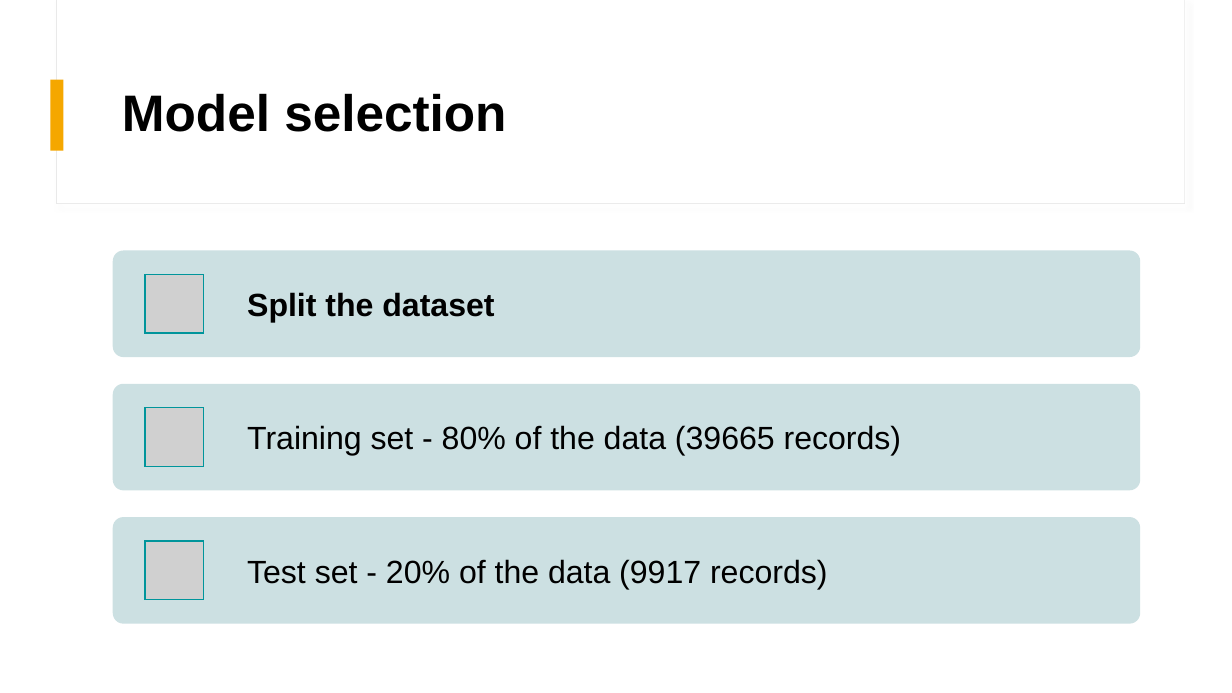
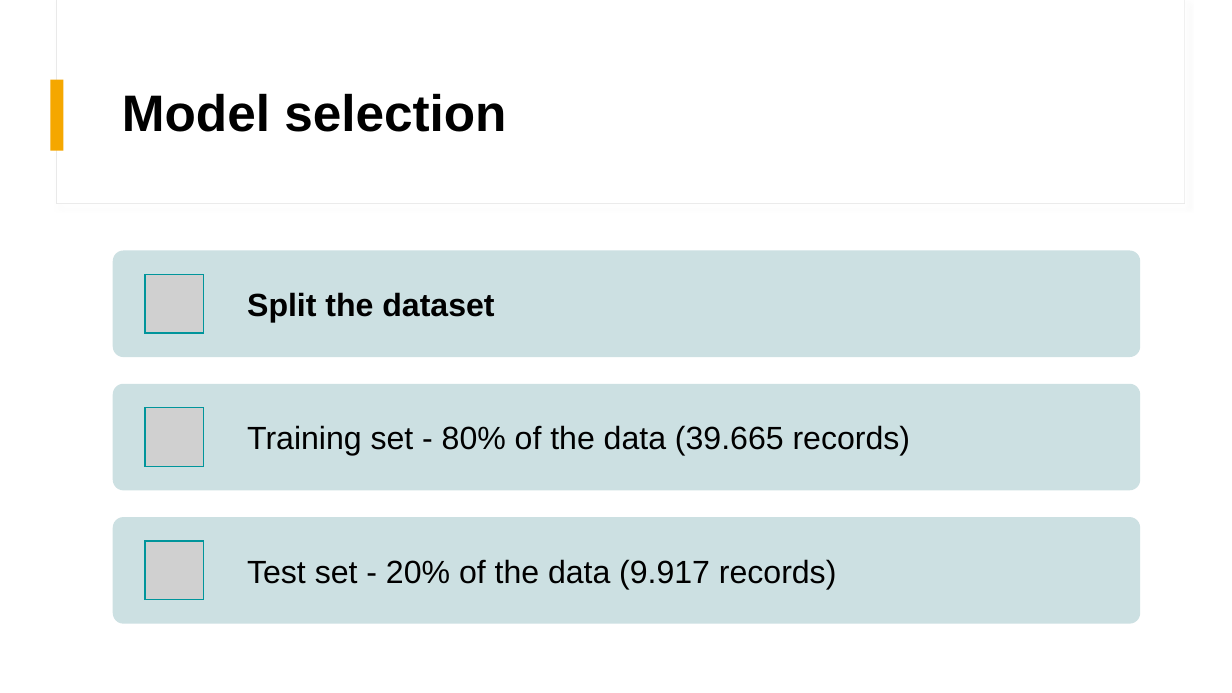
Before and after one commit to spouli/DeepLearning, a slide deck: slide 17 of deep_learning_presentation.pptx. Drawn at 1232x693 pixels with LibreOffice and Linux fonts; fonts in the diff are those of the drawing; grey boxes stand for pictures. Boxes give left, top, right and bottom in pixels: in the first picture for what was removed or moved away, otherwise in the second. Text is boxed around its words. In the diff, an @@ line names an element or a change of style, - is before the commit and + after.

Commit message:
final ppt

```diff
--- a/deep_learning_presentation.pptx
+++ b/deep_learning_presentation.pptx
@@ text at bbox=[247, 425, 911, 456]: text changed @@
-Training set - 80% of the data (39665 records)
+Training set - 80% of the data (39.665 records)
@@ text at bbox=[247, 559, 836, 589]: text changed @@
-Test set - 20% of the data (9917 records)
+Test set - 20% of the data (9.917 records)
```
Also in this commit, not shown: 1 other slide changed.
